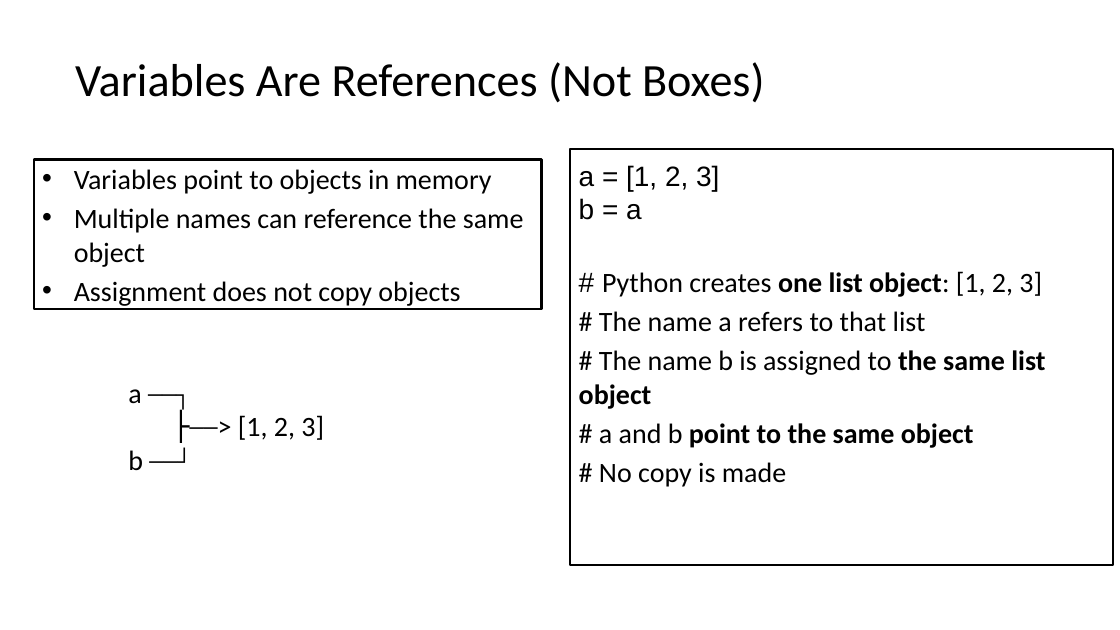
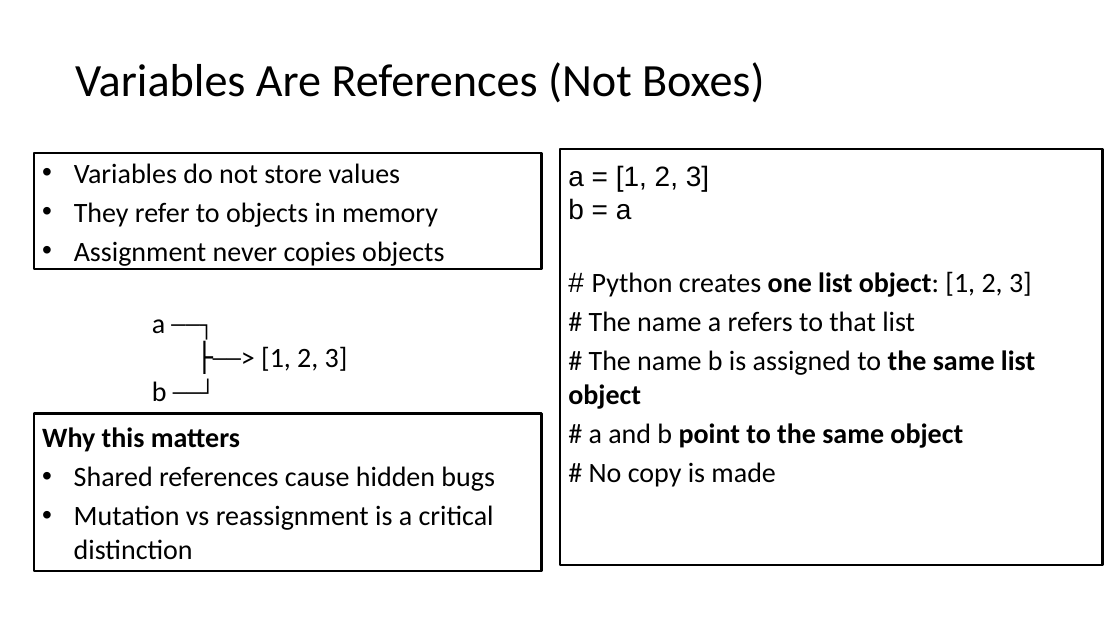
Before and after one commit to seanwhs/3-Day-Python-Crash-Course, a slide deck: slide 15 of Python_Crash_Course_2025.pptx (slide 13 before the commit). Drawn at 1120x630 pixels with LibreOffice and Linux fonts; fonts in the diff are those of the drawing. Boxes give left, top, right and bottom in pixels: in the first picture for what was removed or moved away, otherwise in the second. Text is boxed around its words. In the diff, an @@ line names an element or a change of style, - is before the commit and + after.

```diff
--- a/Python_Crash_Course_2025.pptx
+++ b/Python_Crash_Course_2025.pptx
@@ text "Variables do not store values": place and size @@
-text "Variables do not store values" at <box>34,155,541,313</box>
+text "Variables do not store values" at <box>34,150,541,273</box>
@@ text at <box>74,163,444,266</box>: text changed @@
-• Variables point to objects in memory
-• Multiple names can reference the same object
-• Assignment does not copy objects
+• Variables do not store values
+• They refer to objects in memory
+• Assignment never copies objects
@@ rectangle "a = [1, 2, 3]": place and size @@
-rectangle "a = [1, 2, 3]" at <box>571,150,1113,565</box>
+rectangle "a = [1, 2, 3]" at <box>560,150,1102,565</box>
@@ text "a ──┐": place and size @@
-text "a ──┐" at <box>128,389,324,470</box>
+text "a ──┐" at <box>152,319,348,401</box>
@@ rectangle added at <box>34,413,541,571</box>, fill #FFFFFF, outline #000000 2 pt, 24 pt, text #000000 @@
+Why this matters
+• Shared references cause hidden bugs
+• Mutation vs reassignment is a critical distinction
```
Also in this commit, not shown: 26 other slides changed, 58 slides added, 1 slide removed.
